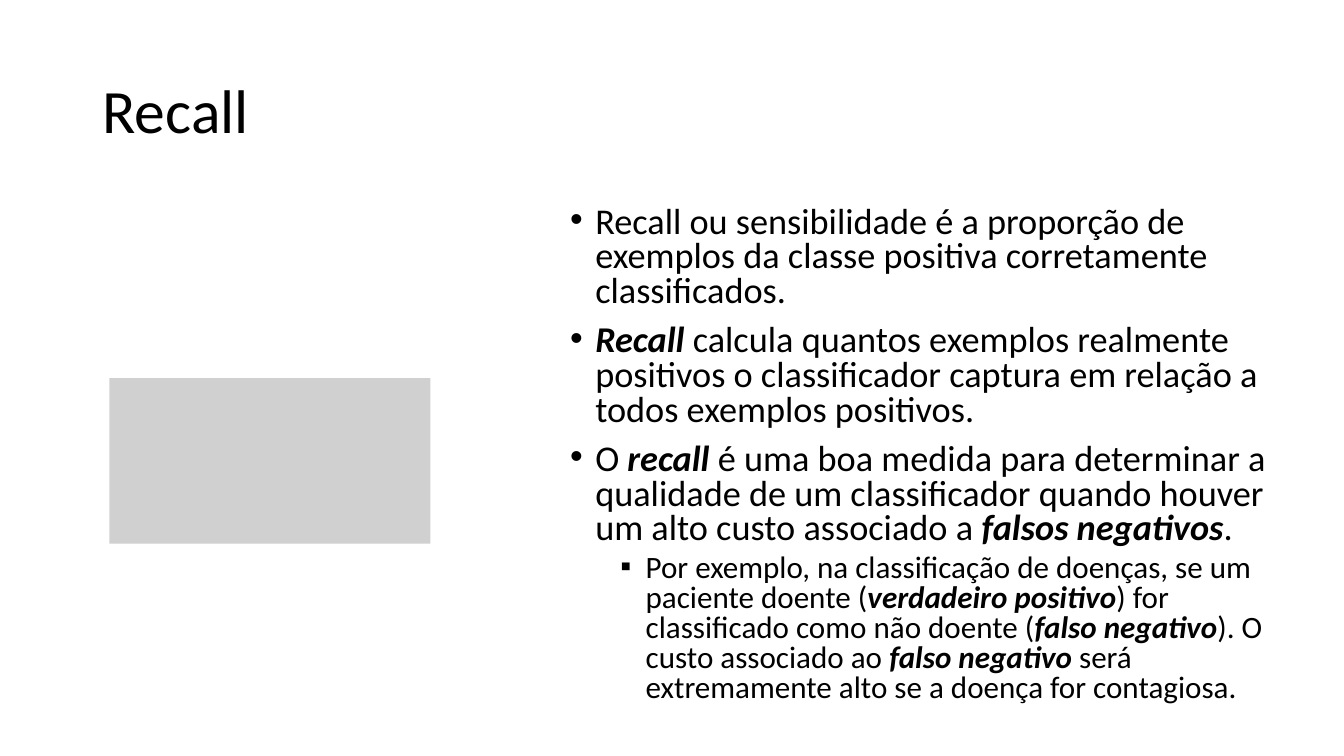
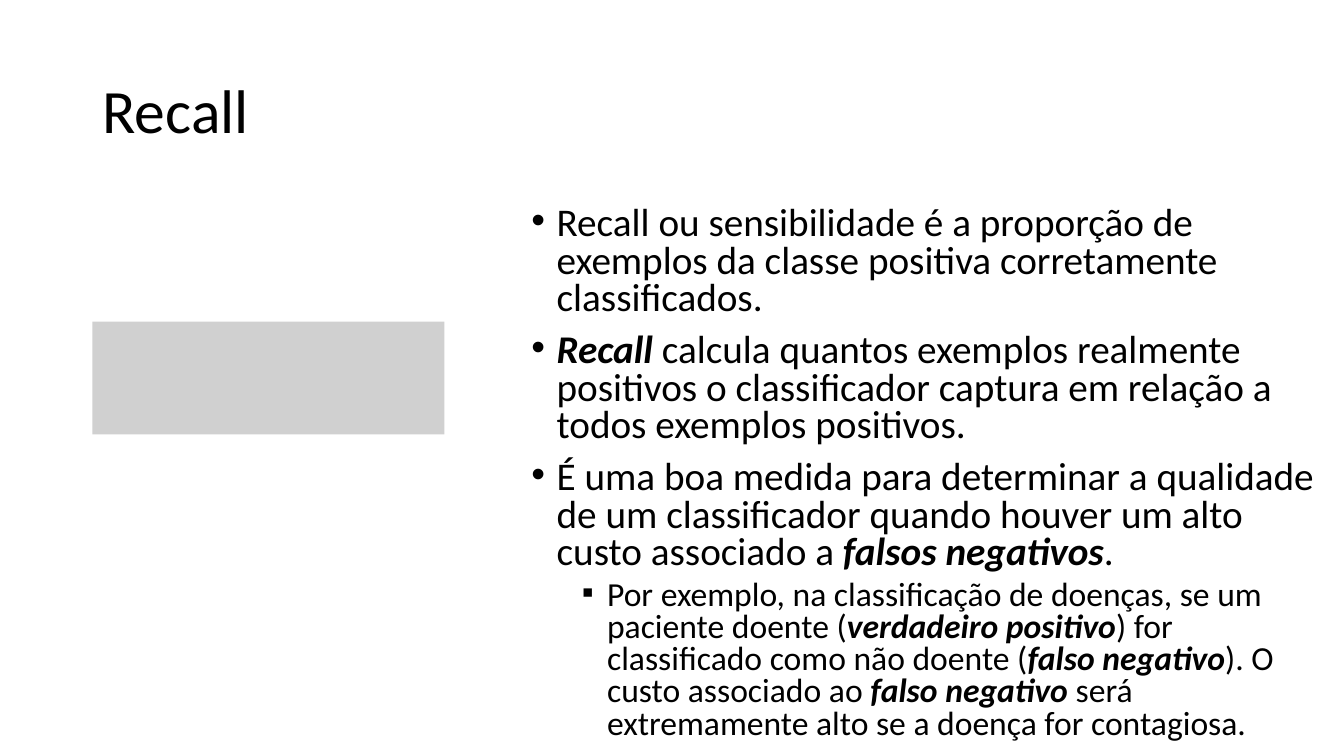
Before and after one commit to zz4fap/tp557-iot-ml, a slide deck: slide 15 of slides/TP557_11_Métricas_de_Classificação.pptx (slide 14 before the commit). Drawn at 1344x756 pixels with LibreOffice and Linux fonts; fonts in the diff are those of the drawing; grey boxes stand for pictures. Boxes give left, top, right and bottom in pixels: in the first picture for what was removed or moved away, otherwise in the second. Text is boxed around its words. In the diff, an @@ line names an element or a change of style, - is before the commit and + after.

```diff
--- a/slides/TP557_11_Métricas_de_Classificação.pptx
+++ b/slides/TP557_11_Métricas_de_Classificação.pptx
@@ text "Recall ou sensibilidade é a ...": place and size @@
-text "Recall ou sensibilidade é a ..." at bbox=[595, 208, 1265, 704]
+text "Recall ou sensibilidade é a ..." at bbox=[557, 208, 1314, 741]
@@ text at bbox=[557, 208, 1273, 741]: size 25.9 to 28 pt in "Recall ou sensibilidade é a proporção de ...", "Recall calcula quantos exemplos realmente positivos o ..."; size 22.2 to 24 pt in "Por exemplo, na classificação de doenças, se ..." @@
@@ picture: place and size @@
-picture at bbox=[110, 378, 432, 543]
+picture at bbox=[93, 322, 445, 435]
@@ text at bbox=[557, 457, 1314, 572]: text changed; size 25.9 to 28 pt @@
-• O recall é uma boa medida para determinar a qualidade de um classificador quando houver um alto custo associado a falsos negativos.
+• É uma boa medida para determinar a qualidade de um classificador quando houver um alto custo associado a falsos negativos.
```
Also in this commit, not shown: 1 other slide changed, 2 slides added, 1 slide removed.
